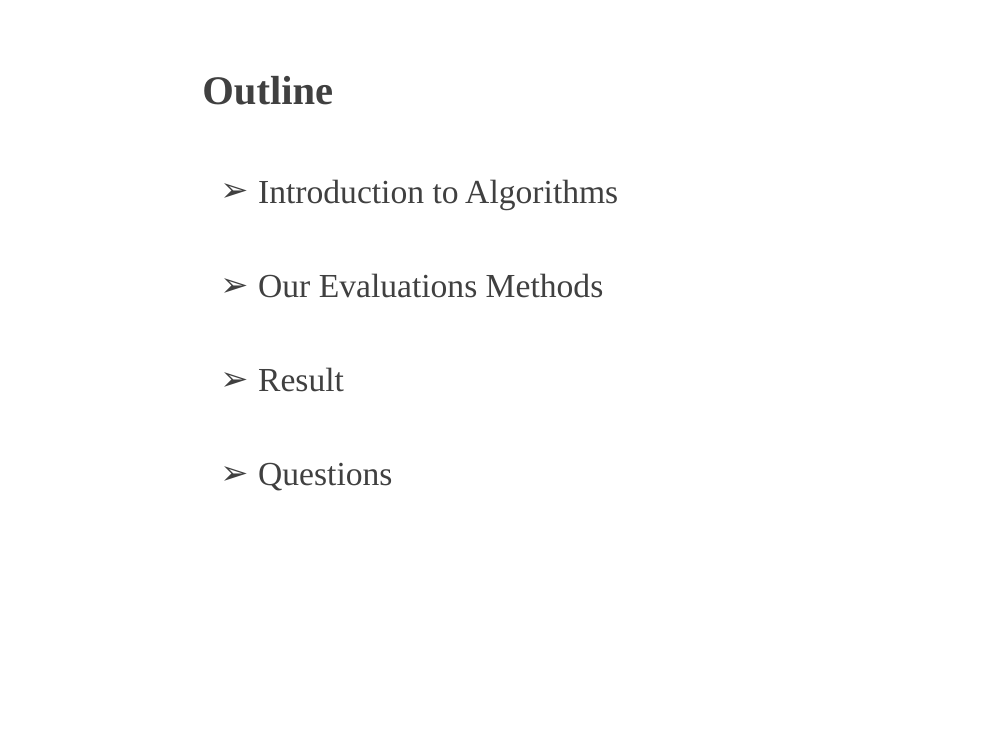
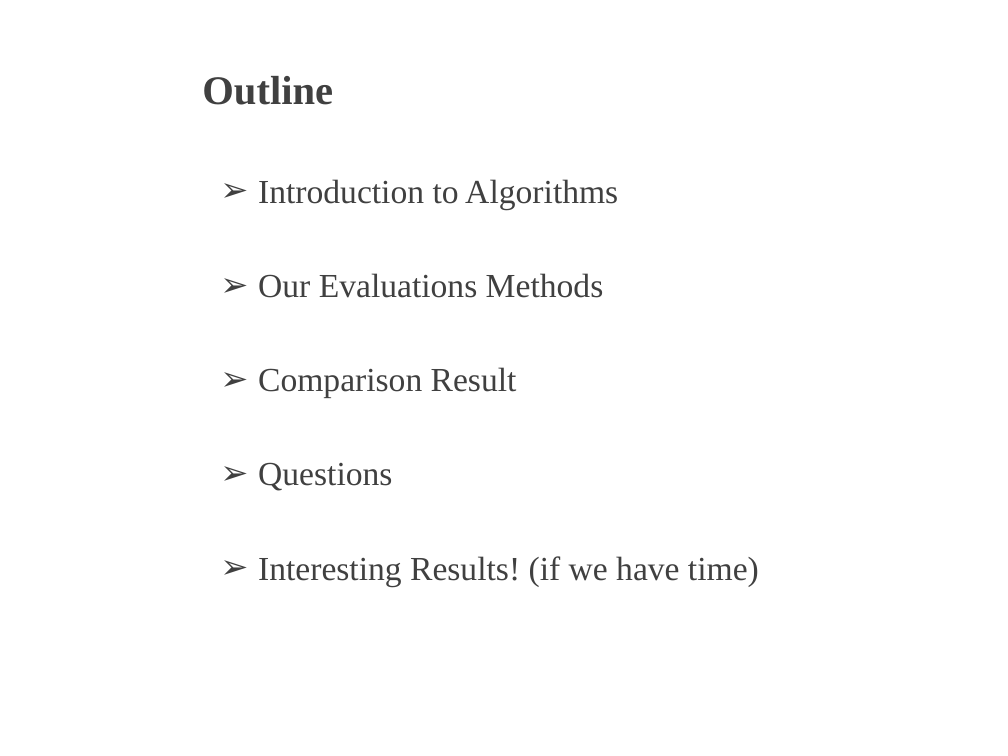
Before and after one commit to TZstatsADS/Spr2017-proj4-team13, a slide deck: slide 2 of doc/presentation.pptx. Drawn at 1008x756 pixels with LibreOffice and Linux fonts; fonts in the diff are those of the drawing; background and template pictures are left out. Boxes give left, top, right and bottom in pixels: in the first picture for what was removed or moved away, otherwise in the second. Text is boxed around its words. In the diff, an @@ line names an element or a change of style, - is before the commit and + after.

```diff
--- a/doc/presentation.pptx
+++ b/doc/presentation.pptx
@@ text at box(258, 367, 517, 398): text changed @@
-➢ Result
+➢ Comparison Result
@@ text at box(258, 556, 759, 586): paragraph added @@
+➢ Interesting Results! (if we have time)
```
Also in this commit, not shown: 8 other slides changed, 3 slides added, 3 slides removed.
